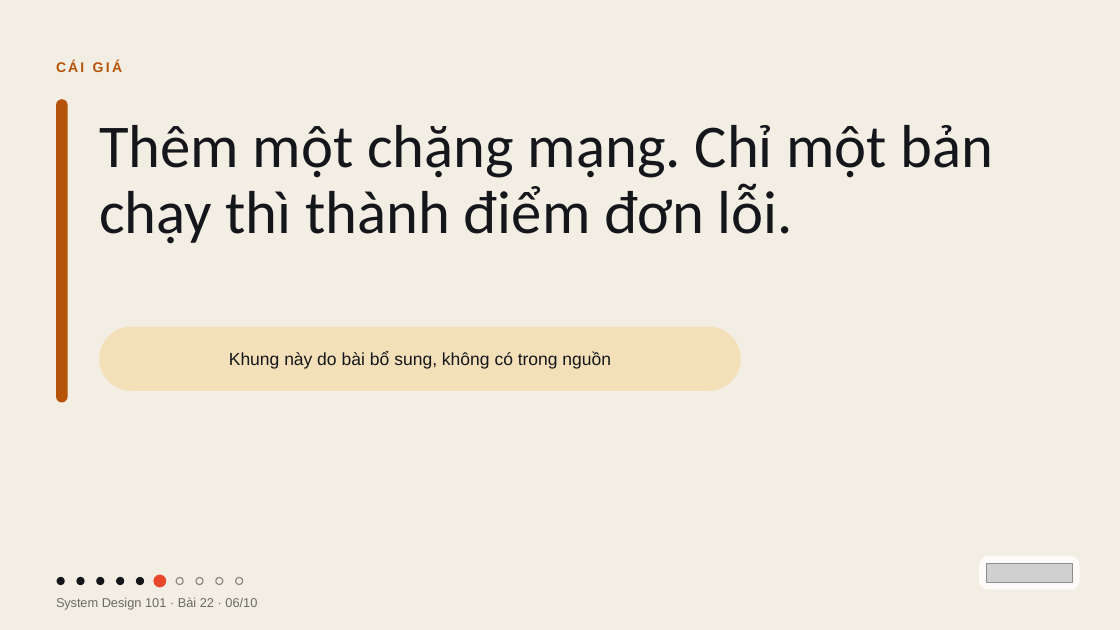
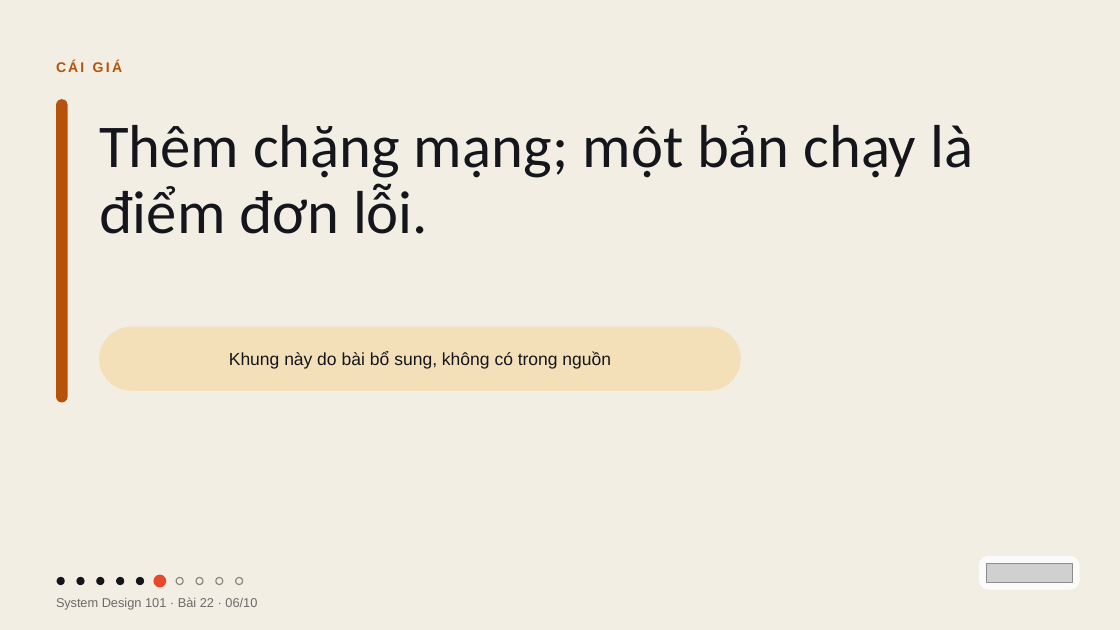
Before and after one commit to vohoailinh90/tool-marketing-studio, a slide deck: slide 6 of system-design-101/vi/lessons/sd-01-022/slides/sd-01-022.pptx. Drawn at 1120x630 pixels with LibreOffice and Linux fonts; fonts in the diff are those of the drawing; grey boxes stand for pictures. Boxes give left, top, right and bottom in pixels: in the first picture for what was removed or moved away, otherwise in the second. Text is boxed around its words. In the diff, an @@ line names an element or a change of style, - is before the commit and + after.

```diff
--- a/system-design-101/vi/lessons/sd-01-022/slides/sd-01-022.pptx
+++ b/system-design-101/vi/lessons/sd-01-022/slides/sd-01-022.pptx
@@ text at (x1=99, y1=125, x2=973, y2=234): text changed @@
-Thêm một chặng mạng. Chỉ một bản chạy thì thành điểm đơn lỗi.
+Thêm chặng mạng; một bản chạy là điểm đơn lỗi.
```
Also in this commit, not shown: 7 other slides changed, 4 other files.
